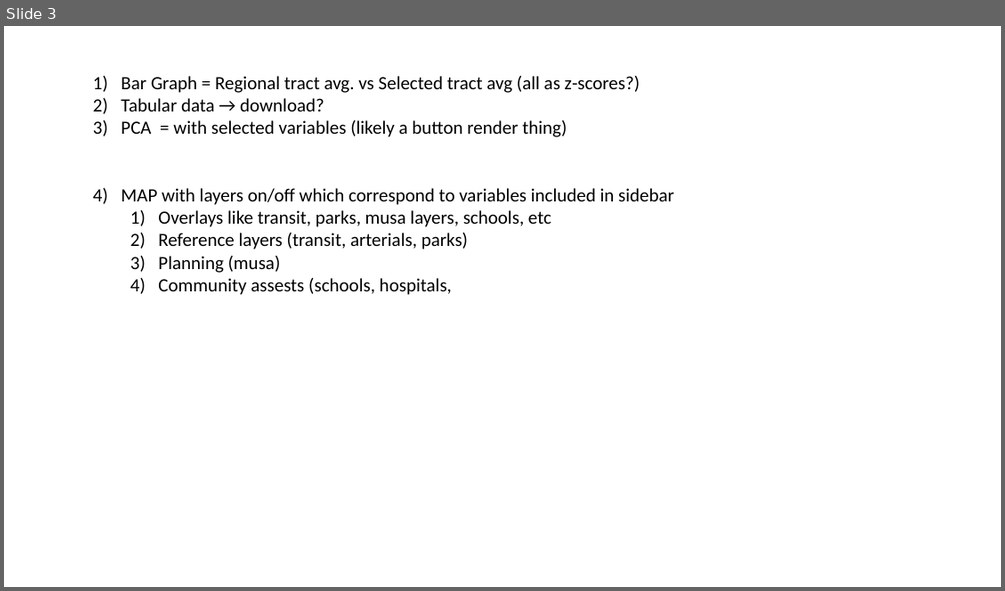
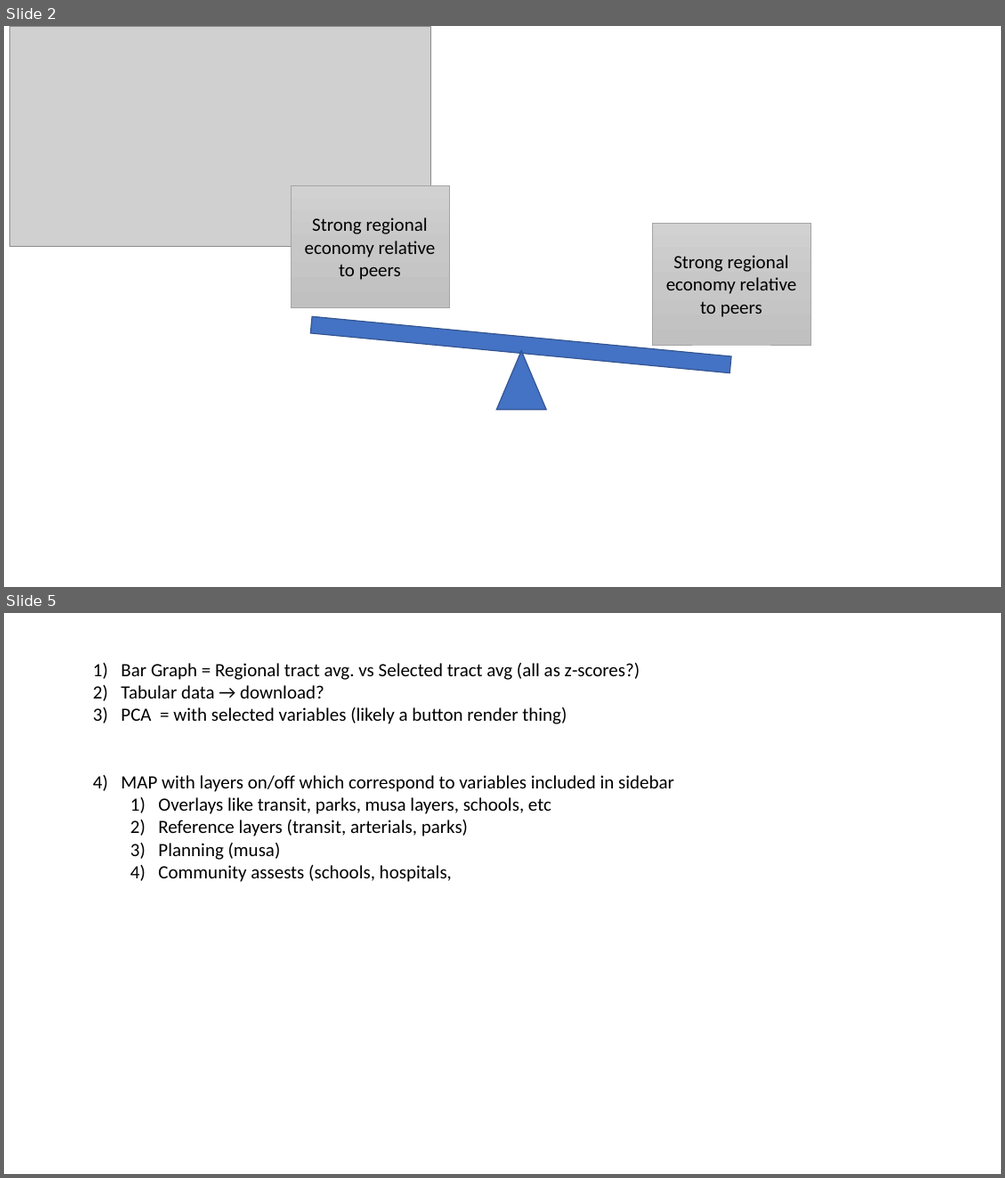
Before and after one commit to Metropolitan-Council/economic-values-atlas, a slide deck: supporting info/MetCValues.pptx. Shown one above the other, each under a label of ours: slide 3 before the commit, slides 2 and 5 after it; the slides between them are not shown. The pictures are 1005x591 and 1005x1178 pixels, drawn with LibreOffice and Linux fonts; fonts in the diff are those of the drawing; grey boxes stand for pictures. Boxes give left, top, right and bottom in pixels: in the first picture for what was removed or moved away, otherwise in the second. Text is boxed around its words. In the diff, an @@ line names an element or a change of style, - is before the commit and + after.

```diff
--- a/supporting info/MetCValues.pptx
+++ b/supporting info/MetCValues.pptx
@@ slide 2 added at (4, 26, 1001, 587), background #FFFFFF @@
@@ picture added at (10, 26, 431, 247) @@
@@ rectangle added at (291, 185, 449, 307), fill gradient #D2D2D2 to #C8C8C8 to #C0C0C0, outline #A5A5A5 0.5 pt, 18 pt, text #000000 @@
+Strong regional economy relative to peers
@@ rectangle added at (652, 223, 810, 345), fill gradient #D2D2D2 to #C8C8C8 to #C0C0C0, outline #A5A5A5 0.5 pt, 18 pt, text #000000 @@
+Strong regional economy relative to peers
@@ rectangle added at (311, 316, 731, 372), fill #4472C4, outline #325491 1 pt @@
@@ triangle added at (497, 351, 547, 410), fill #4472C4, outline #325491 1 pt @@
@@ what was slide 3 is now slide 5 @@
```
Also in this commit, not shown: 2 other slides added, 1 slide removed, 9 other files.
